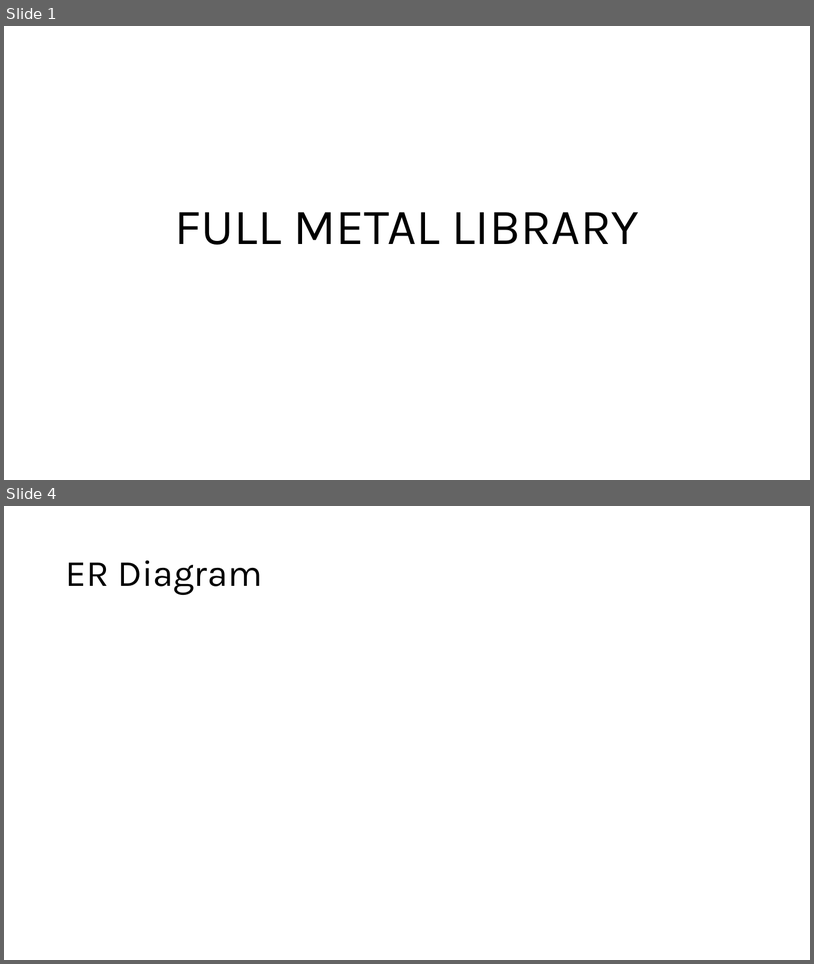
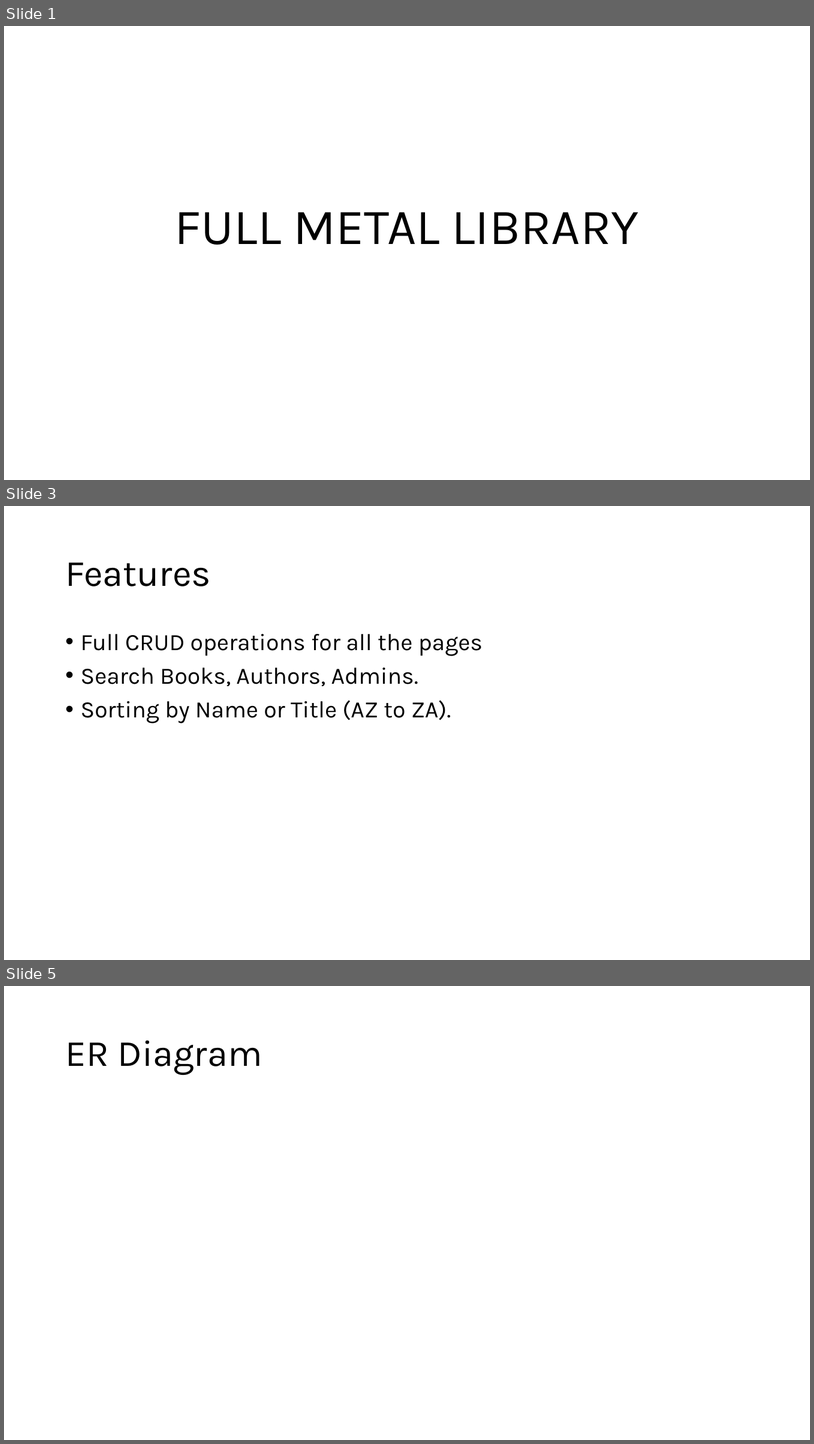
Before and after one commit to DavidSushames/LibraryApp, a slide deck: Presentation Slides.pptx. Shown one above the other, each under a label of ours: slides 1 and 4 before the commit, slides 1, 3 and 5 after it; the slides between them are not shown. The pictures are 814x964 and 814x1444 pixels, drawn with LibreOffice and Linux fonts; fonts in the diff are those of the drawing. Boxes give left, top, right and bottom in pixels: in the first picture for what was removed or moved away, otherwise in the second. Text is boxed around its words. In the diff, an @@ line names an element or a change of style, - is before the commit and + after.

```diff
--- a/Presentation Slides.pptx
+++ b/Presentation Slides.pptx
@@ slide 3 added at (x1=4, y1=506, x2=810, y2=960), background #FFFFFF @@
@@ title added at (x1=65, y1=562, x2=211, y2=586), 44 pt, text #000000 @@
+Features
@@ text added at (x1=81, y1=634, x2=483, y2=723), 28 pt, text #000000 @@
+• Full CRUD operations for all the pages
+• Search Books, Authors, Admins.
+• Sorting by Name or Title (AZ to ZA).
@@ what was slide 4 is now slide 5 @@
```
Also in this commit, not shown: 3 slides changed, 3 other slides added, 2 slides removed, 53 other files.
